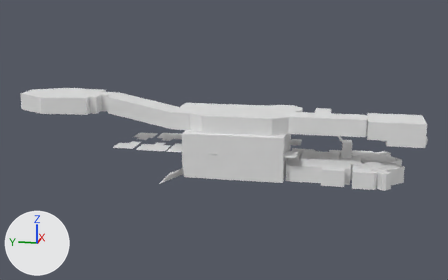
The Blender file Assets/Models/Serenity.blend, before and after one commit.
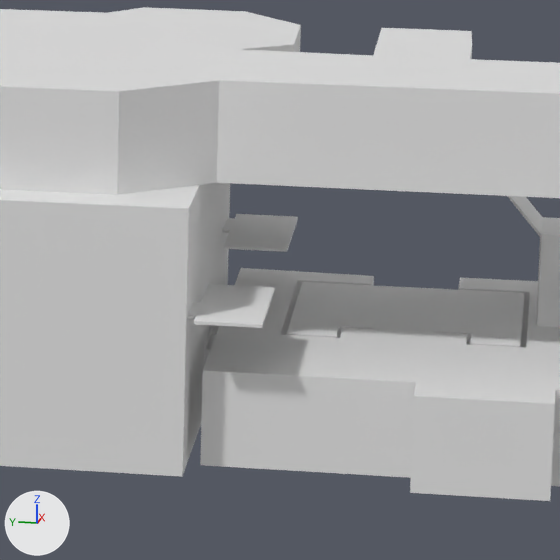
Old and new are each drawn whole from a 50 mm camera at (-114.6, -22.2, 29.4) aimed at (0.3, 0.8, 0.7) and again close up on the part from 56% to 77% of the width and 37% to 70% of the height. Arrows for +X, +Y and +Z are at lower left; the lights stay in place.
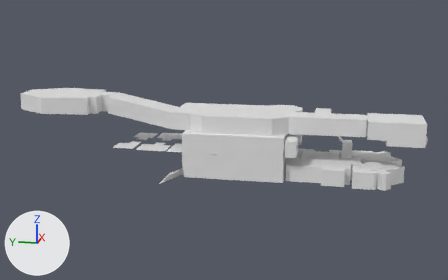
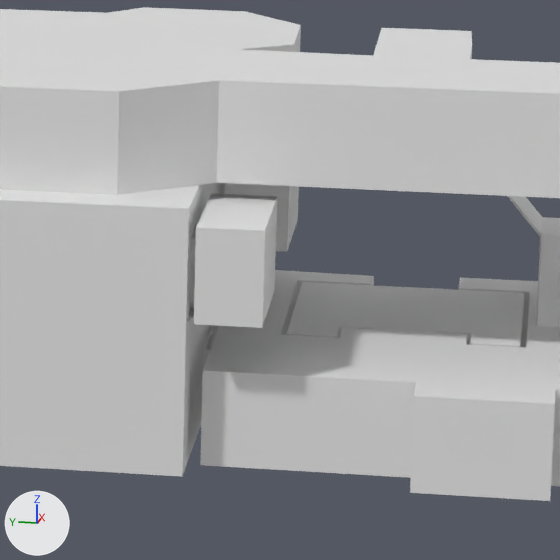
Where the newer file only moved an object's origin or applied its transform, the numbers keep the older frame.

Diff of the bpy script that builds the scene:
```diff
--- a/Assets/Models/Serenity.blend.py
+++ b/Assets/Models/Serenity.blend.py
@@ me_plane_001 @@
 # used by ob_plane_001; location = (0.0, -20.74, -3.5)
-me_plane_001.from_pydata(...)  # 197 vertices, 142 faces; spans x -8.0..8.0, y -12.2..33.5, z -4.1..7.0
+me_plane_001.from_pydata(...)  # 223 vertices, 163 faces; spans x -8.0..8.0, y -12.2..33.5, z -4.1..7.0
+# me_plane_001 part 1
+# 2 vertices are removed from x 5.6, y 9.2, z 1.6..6.9
+# 11 faces are deleted
+# 16 vertices are added at x -6.7..6.2, y 9.2, z 1.6..6.9
+# 6 new vertices lie (0.0, 0.0, -1.1) away from vertices in x -7.3..6.6, y 9.2..28.0, z 6.9
+# 6 new vertices lie (0.0, 0.0, 1.9) away from vertices in x -7.3..6.6, y 9.2..28.0, z 1.6
+# 32 new faces join them
@@ me_plane_002_1 @@
+me_plane_002_1.from_pydata(...)  # 174 vertices, 173 faces; spans x -7.4..6.6, y -13.8..6.9, z -5.1..2.9
@@ ob_plane_003 @@
-ob_plane_003 = bpy.data.objects.new('Plane.003', me_plane_002)
-ob_plane_003.location = (0.0, 0.0, 0.0)
-_m = ob_plane_003.modifiers.new('Solidify', 'SOLIDIFY')
-_m.thickness = 0.1
-_m.nonmanifold_thickness_mode = 'FIXED'
-_m.nonmanifold_merge_threshold = 0.0003
@@ ob_plane_002 @@
 ob_plane_002.matrix_parent_inverse = Matrix(((1.0, 0.0, 0.0, 0.0), (0.0, 1.0, 0.0, 20.74), (0.0, 0.0, 1.0, 3.5), (0.0, 0.0, 0.0, 1.0)))
-ob_plane_002.location = (0.107, -11.73, -3.72)
+ob_plane_002.location = (5.355, -11.73, 1.26)
 ob_plane_002.scale = (6.0, 6.0, 6.0)
@@ ob_cargobaydoor_001 @@
+ob_cargobaydoor_001 = bpy.data.objects.new('CargobayDoor.001', me_plane_003.copy())  # the mesh of ob_plane_002
+ob_cargobaydoor_001.parent = ob_plane_001
+ob_cargobaydoor_001.matrix_parent_inverse = Matrix(((1.0, 0.0, 0.0, 0.0), (0.0, 1.0, 0.0, 20.74), (0.0, 0.0, 1.0, 3.5), (0.0, 0.0, 0.0, 1.0)))
+ob_cargobaydoor_001.location = (-5.94, -11.73, 1.147)
+ob_cargobaydoor_001.scale = (6.0, 6.0, 6.0)
@@ ob_catwalk @@
+ob_catwalk = bpy.data.objects.new('Catwalk', me_plane_002_1)
+ob_catwalk.location = (0.0, 0.0, 0.0)
```

Location of each change, (x1, y1, x2, y2) in pixels of the close-ups (560 x 560 px):
'Catwalk', added
    after: (189, 183, 299, 328)
'Plane.003', deleted
    before: (188, 214, 298, 328)
'CargobayDoor.001', added
    after: (187, 220, 198, 322)
'Plane.002', moved (not visible afterwards)
    before: (205, 325, 214, 363)
part 1 of me_plane_001, built on
    before: (0, 183, 230, 381)
    after: (0, 183, 224, 381)
